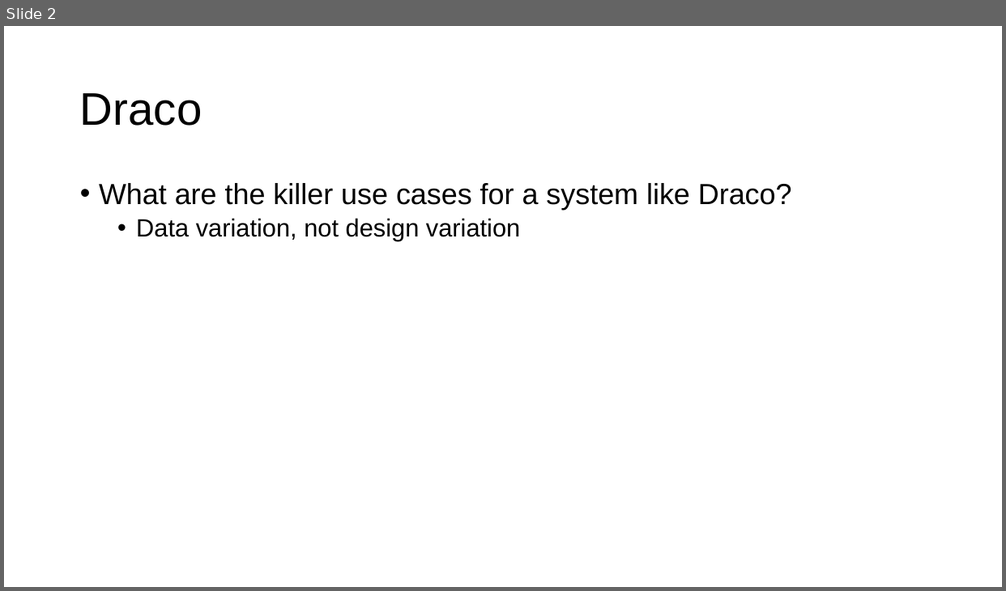
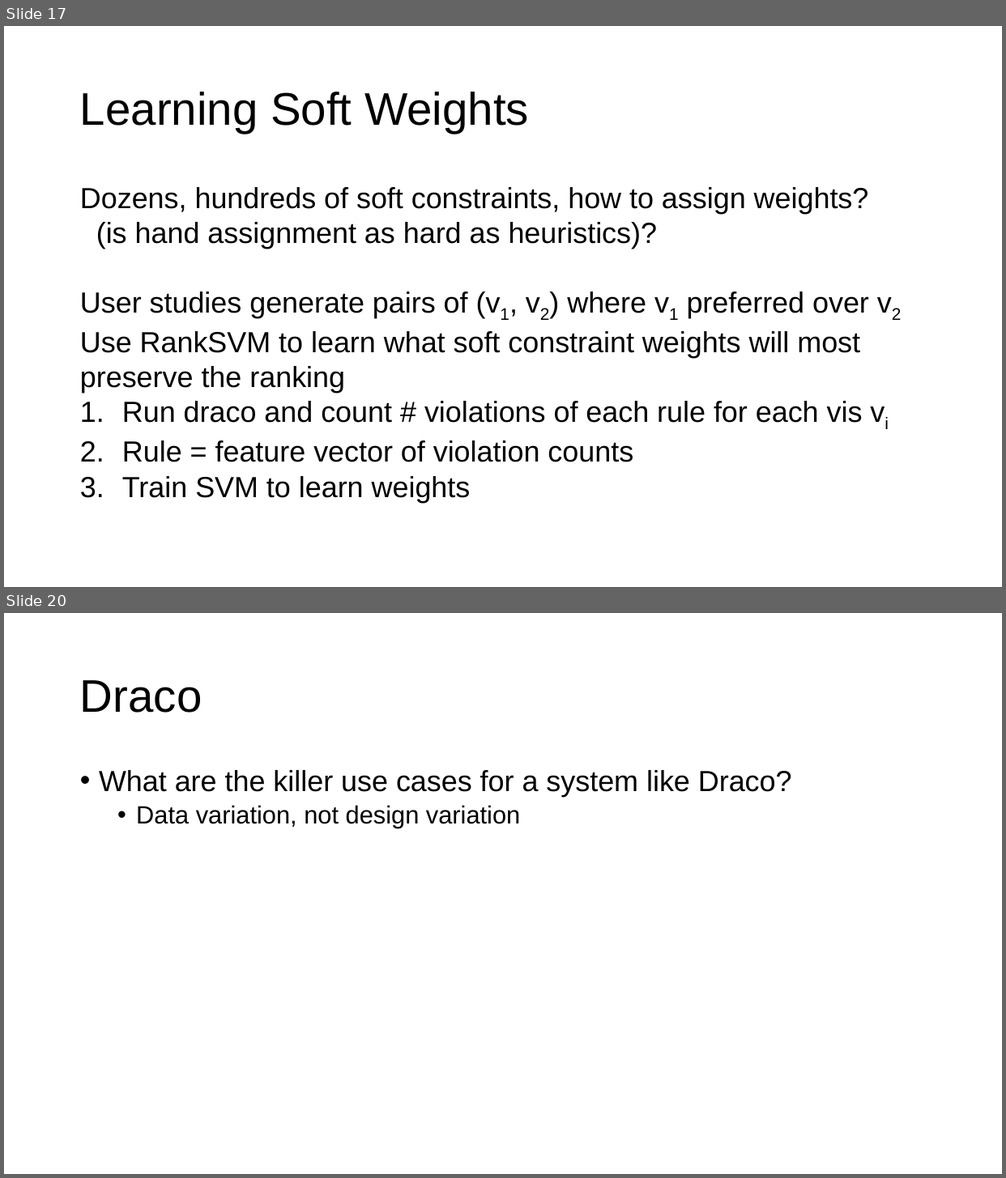
Before and after one commit to columbiaviz/columbiaviz.github.io, a slide deck: 2020s_w6998/lecs/04_rec.pptx. Shown one above the other, each under a label of ours: slide 2 before the commit, slides 17 and 20 after it; the slides between them are not shown. The pictures are 1006x591 and 1006x1178 pixels, drawn with LibreOffice and Linux fonts; fonts in the diff are those of the drawing. Boxes give left, top, right and bottom in pixels: in the first picture for what was removed or moved away, otherwise in the second. Text is boxed around its words. In the diff, an @@ line names an element or a change of style, - is before the commit and + after.

```diff
--- a/2020s_w6998/lecs/04_rec.pptx
+++ b/2020s_w6998/lecs/04_rec.pptx
@@ slide 17 added at bbox=[4, 26, 1002, 587], background #FFFFFF @@
@@ title added at bbox=[80, 92, 529, 133], 44 pt, text #000000 @@
+Learning Soft Weights
@@ text added at bbox=[80, 187, 869, 503], 28 pt, text #000000 @@
+Dozens, hundreds of soft constraints, how to assign weights?
+(is hand assignment as hard as heuristics)?
+User studies generate pairs of (v1, v2) where v1 preferred over v2
+Use RankSVM to learn what soft constraint weights will most preserve the ranking
+1. Run draco and count # violations of each rule for each vis vi
+2. Rule = feature vector of violation counts
+3. Train SVM to learn weights
@@ what was slide 2 is now slide 20 @@
```
Also in this commit, not shown: 2 slides changed, 18 other slides added.
